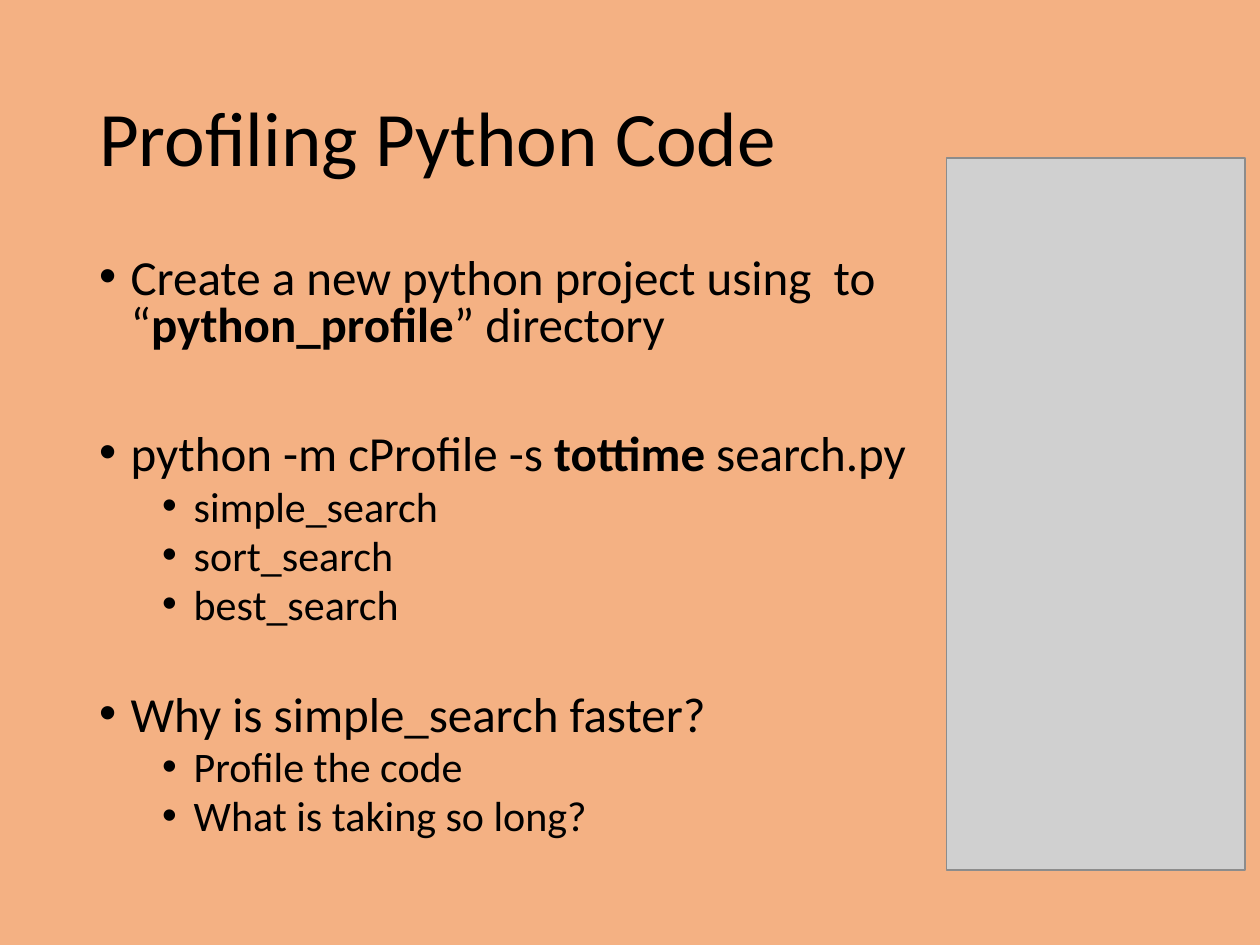
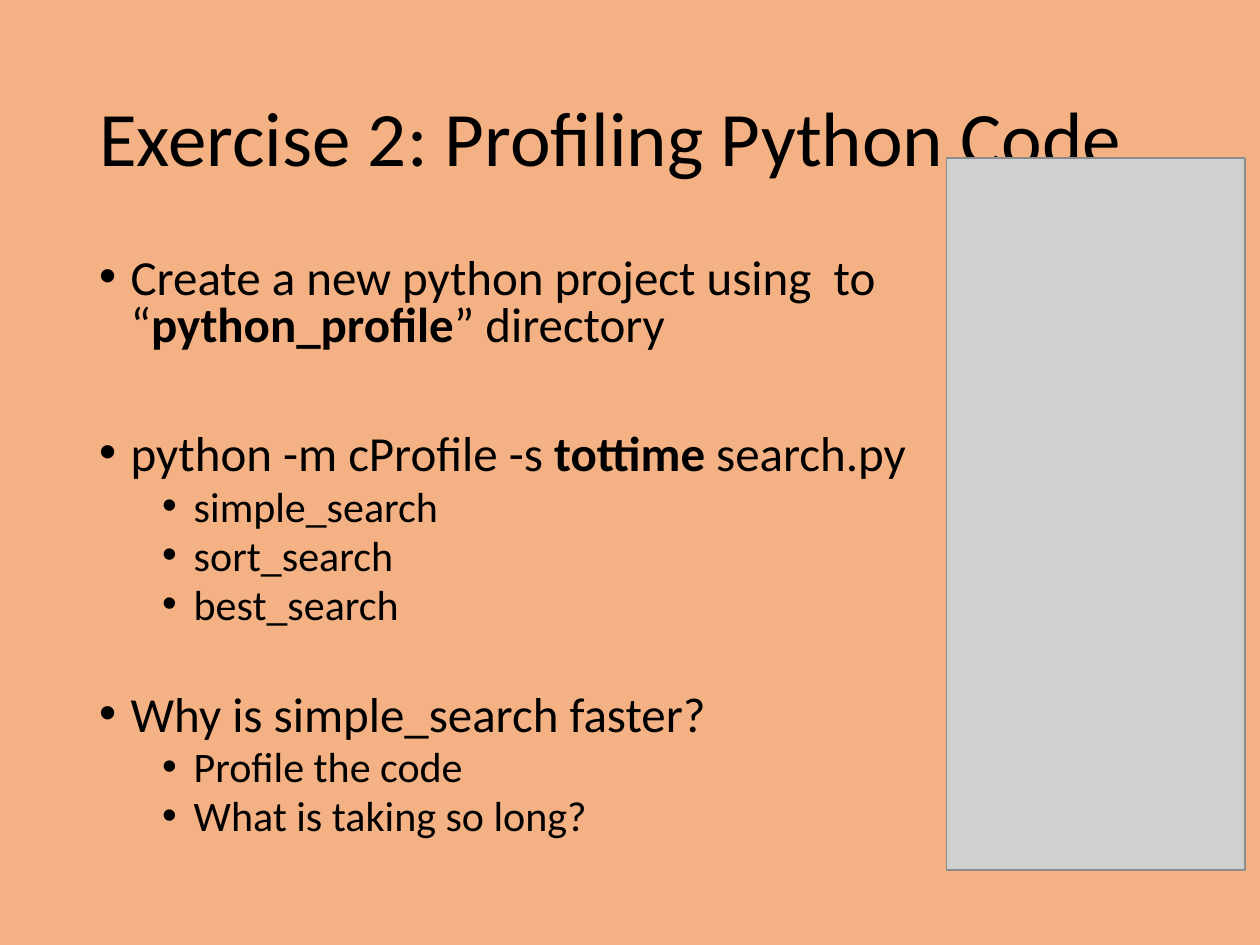
Before and after one commit to PrincetonUniversity/intro_debugging, a slide deck: slide 11 of 01_overview/Introduction_To_Debugging.pptx. Drawn at 1260x945 pixels with LibreOffice and Linux fonts; fonts in the diff are those of the drawing; grey boxes stand for pictures. Boxes give left, top, right and bottom in pixels: in the first picture for what was removed or moved away, otherwise in the second. Text is boxed around its words. In the diff, an @@ line names an element or a change of style, - is before the commit and + after.

```diff
--- a/01_overview/Introduction_To_Debugging.pptx
+++ b/01_overview/Introduction_To_Debugging.pptx
@@ title at bbox=[99, 112, 1121, 184]: text changed @@
-Profiling Python Code
+Exercise 2: Profiling Python Code
```
Also in this commit, not shown: 3 other slides changed.
